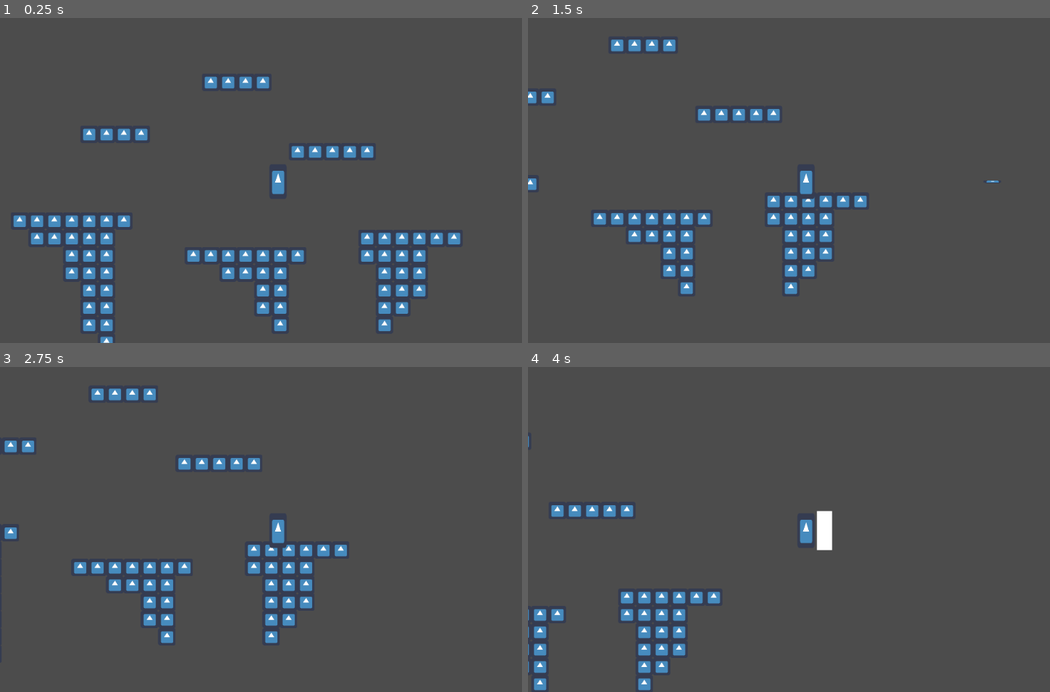
Above: before the commit, frames 1-4 (two rows, left to right).
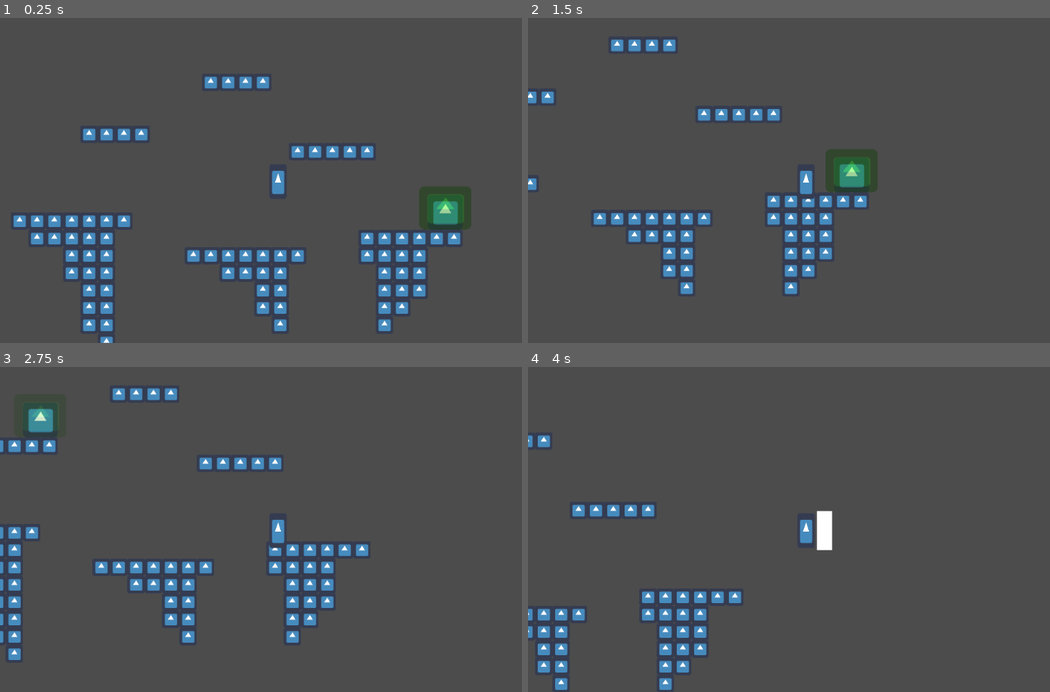
Above: after the commit, the same moments.

Repository: JacobMundy/06-Final-Project
Game: Godot game, scene res://Levels/Level_2.tscn
Two runs of this game, one before a commit and one after it. Both use one fixed random seed, a clock stepped at 60 frames per second and the inputs below. This scene is started directly instead of the project's main scene. The engine's default icon, where the game draws it, is replaced by a stand-in: a white triangle on a blue panel in a dark square.
Inputs:
- Up to frame 1 (0.25 s): no input
- Up to frame 2 (1.5 s): hold D (Right) from 0.53 s (still down); tap J (Attack) at 0.6 s; tap W (Jump) at 0.77 s; tap K (Shoot) at 1.35 s
- Up to frame 3 (2.75 s): tap W (Jump) at 1.52 s; release D (Right) at 2.03 s; hold A (Left) from 2.03 s (still down); tap J (Attack) at 2.1 s
- Up to frame 4 (4 s): release A (Left) at 2.78 s; hold D (Right) from 2.78 s (still down); tap K (Shoot) at 2.85 s; tap W (Jump) at 3.02, 3.77 s; tap J (Attack) at 3.6 s

The runs differ from the first frame. In frame 1, 1.3% of the frame differs, in the area x 80-91%, y 51-66%; in frame 2, 1.3%; in frame 3, 6.9%, in the area x 0-71%, y 6-91%; in frame 4, 3.8%.

Commit message:
Dragon in level2

Diff:
--- a/Game/Dragon/Dragon.gd
+++ b/Game/Dragon/Dragon.gd
@@ -1,6 +1,6 @@
 extends KinematicBody2D
 
-var start_pos = [Vector2(700,500),Vector2(300,500),Vector2(100,500),Vector2(500,500)]
+var start_pos = [Vector2(896,256),Vector2(-640,192),Vector2(-256,-128),Vector2(128,-320),Vector2(576,-64)]
 var shield_health = 3
 var shield_on = true
 
@@ -11,7 +11,7 @@
 	rand_pos()
 
 func rand_pos():
-	var rand = randi()%4
+	var rand = randi()%5
 	position = start_pos[rand]
 
 func shield_hit():
--- /dev/null
+++ b/Game/Dragon/Dragon.tscn
@@ -0,0 +1,29 @@
+[gd_scene load_steps=3 format=2]
+
+[ext_resource path="res://Dragon/Dragon.gd" type="Script" id=1]
+[ext_resource path="res://icon.png" type="Texture" id=2]
+
+[node name="Dragon" type="KinematicBody2D"]
+script = ExtResource( 1 )
+
+[node name="Sprite" type="Sprite" parent="."]
+scale = Vector2( 2, 2 )
+texture = ExtResource( 2 )
+
+[node name="CollisionPolygon2D" type="CollisionPolygon2D" parent="."]
+scale = Vector2( 2, 2 )
+polygon = PoolVector2Array( 32, -32, 32, 32, -32, 32, -32, -32, 31, -32 )
+disabled = true
+
+[node name="Shield" type="KinematicBody2D" parent="."]
+
+[node name="Sprite" type="Sprite" parent="Shield"]
+modulate = Color( 0.172549, 1, 0, 0.392157 )
+position = Vector2( 0, -16 )
+scale = Vector2( 3, 2.5 )
+texture = ExtResource( 2 )
+
+[node name="CollisionPolygon2D" type="CollisionPolygon2D" parent="Shield"]
+position = Vector2( 0, -16 )
+scale = Vector2( 3, 2.5 )
+polygon = PoolVector2Array( 32, -32, 32, 32, -32, 32, -32, -32, 31, -32 )
--- a/Game/Levels/Level_2.tscn
+++ b/Game/Levels/Level_2.tscn
@@ -1,8 +1,9 @@
-[gd_scene load_steps=7 format=2]
+[gd_scene load_steps=8 format=2]
 
 [ext_resource path="res://Killbox.gd" type="Script" id=1]
 [ext_resource path="res://icon.png" type="Texture" id=2]
 [ext_resource path="res://Player_Container.gd" type="Script" id=3]
+[ext_resource path="res://Dragon/Dragon.tscn" type="PackedScene" id=4]
 
 [sub_resource type="ConvexPolygonShape2D" id=1]
 points = PoolVector2Array( 64, 64, 0, 64, 0, 0, 64, 0 )
@@ -60,10 +61,18 @@
 [node name="Arrow_Container" type="Node2D" parent="."]
 script = SubResource( 3 )
 
+[node name="Dragon" parent="." instance=ExtResource( 4 )]
+
 [node name="Killbox" type="Area2D" parent="."]
 script = ExtResource( 1 )
 
 [node name="CollisionPolygon2D" type="CollisionPolygon2D" parent="Killbox"]
 polygon = PoolVector2Array( -3989, 988, 4304, 937, 4298, 1496, -4077, 1560, -4090, 976 )
 
+[node name="Sprite" type="Sprite" parent="."]
+visible = false
+position = Vector2( 575.982, -64 )
+scale = Vector2( 2, 2 )
+texture = ExtResource( 2 )
+
 [connection signal="body_entered" from="Killbox" to="Killbox" method="_on_Killbox_body_entered"]
--- a/Game/TestingTileSet.tscn
+++ b/Game/TestingTileSet.tscn
@@ -1,6 +1,6 @@
 [gd_scene load_steps=7 format=2]
 
-[ext_resource path="res://Dragon/Dragon.gd" type="Script" id=1]
+[ext_resource path="res://Dragon/Dragon.tscn" type="PackedScene" id=1]
 [ext_resource path="res://icon.png" type="Texture" id=2]
 [ext_resource path="res://Player/Player.tscn" type="PackedScene" id=3]
 [ext_resource path="res://Arrow_Container.gd" type="Script" id=4]
@@ -39,30 +39,7 @@
 format = 1
 tile_data = PoolIntArray( 0, 0, 0, 1, 0, 0, 2, 0, 0, 3, 0, 0, 4, 0, 0, 5, 0, 0, 6, 0, 0, 7, 0, 0, 8, 0, 0, 9, 0, 0, 10, …(503 unchanged characters)…
 
-[node name="Dragon" type="KinematicBody2D" parent="."]
-script = ExtResource( 1 )
-
-[node name="Sprite" type="Sprite" parent="Dragon"]
-scale = Vector2( 2, 2 )
-texture = ExtResource( 2 )
-
-[node name="CollisionPolygon2D" type="CollisionPolygon2D" parent="Dragon"]
-scale = Vector2( 2, 2 )
-polygon = PoolVector2Array( 32, -32, 32, 32, -32, 32, -32, -32, 31, -32 )
-disabled = true
-
-[node name="Shield" type="KinematicBody2D" parent="Dragon"]
-
-[node name="Sprite" type="Sprite" parent="Dragon/Shield"]
-modulate = Color( 0.172549, 1, 0, 0.392157 )
-position = Vector2( 0, -16 )
-scale = Vector2( 3, 2.5 )
-texture = ExtResource( 2 )
-
-[node name="CollisionPolygon2D" type="CollisionPolygon2D" parent="Dragon/Shield"]
-position = Vector2( 0, -16 )
-scale = Vector2( 3, 2.5 )
-polygon = PoolVector2Array( 32, -32, 32, 32, -32, 32, -32, -32, 31, -32 )
+[node name="Dragon" parent="." instance=ExtResource( 1 )]
 
 [node name="Player_Container" type="Node2D" parent="."]
 
Not shown, added: Game/Assets/player/crossbow1.png.import
Not shown, added: Game/Assets/player/crossbow2.png.import
Not shown, added: Game/Assets/player/crossbow3.png.import
Not shown, added: Game/Assets/player/crossbow4.png.import
Not shown, added: Game/Assets/player/crossbow5.png.import
Not shown, added: Game/Assets/player/crossbow6.png.import
Not shown, added: Game/Assets/player/idle1.png.import
Not shown, added: Game/Assets/player/idle2.png.import
Not shown, added: Game/Assets/player/jump1.png.import
Not shown, added: Game/Assets/player/jump2.png.import
Not shown, added: Game/Assets/player/jump3.png.import
Not shown, added: Game/Assets/player/jump4.png.import
(and 18 more such lines)
